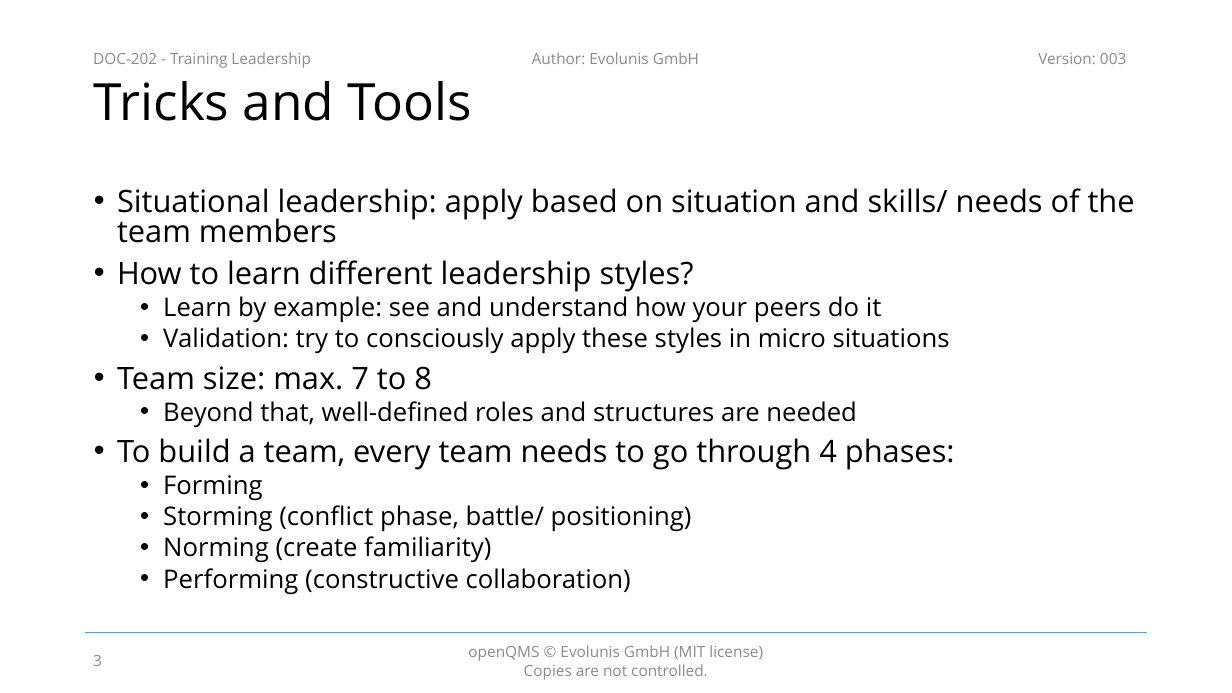
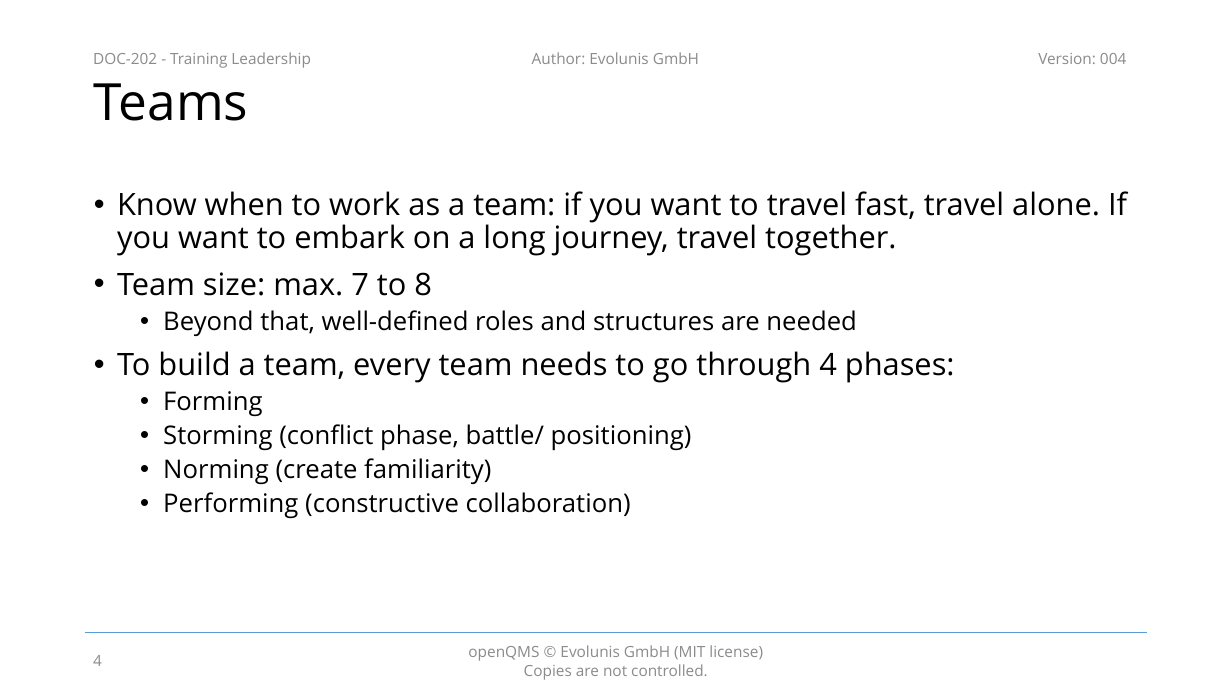
Before and after one commit to evolunis/openQMS, a slide deck: slide 4 of 2. Design and Development/DOC-202 - Training Leadership.pptx (slide 3 before the commit). Drawn at 1232x693 pixels with LibreOffice and Linux fonts; fonts in the diff are those of the drawing; background and template pictures are left out. Boxes give left, top, right and bottom in pixels: in the first picture for what was removed or moved away, otherwise in the second. Text is boxed around its words. In the diff, an @@ line names an element or a change of style, - is before the commit and + after.

Commit message:
Update materials for leadership training

```diff
--- a/2. Design and Development/DOC-202 - Training Leadership.pptx
+++ b/2. Design and Development/DOC-202 - Training Leadership.pptx
@@ text at (1038, 53, 1126, 64): text changed @@
-Version: 003
+Version: 004
@@ title at (94, 83, 248, 121): text changed @@
-Tricks and Tools
+Teams
@@ text at (117, 191, 1127, 256): text changed @@
-• Situational leadership: apply based on situation and skills/ needs of the team members
-• How to learn different leadership styles?
-  • Learn by example: see and understand how your peers do it
-  • Validation: try to consciously apply these styles in micro situations
+• Know when to work as a team: if you want to travel fast, travel alone. If you want to embark on a long journey, travel together.
@@ text at (117, 272, 955, 519): line spacing 0.8 to 0.9 @@
@@ page number at (93, 655, 102, 666): text changed @@
-3
+4
```
Also in this commit, not shown: 24 other slides changed, 3 slides added.
